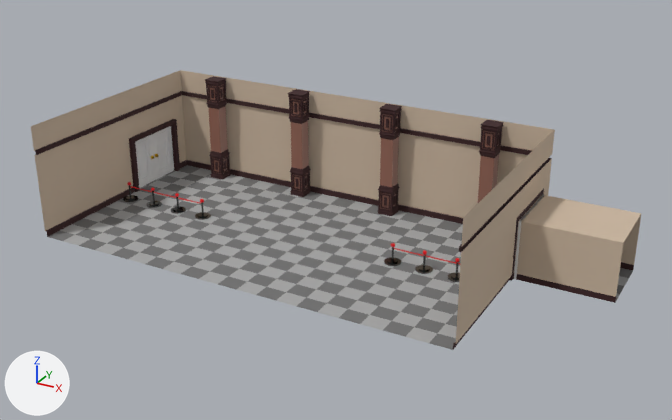
The FBX model Assets/Modelos/Museo/NUEVOYMEJORADOMAPADELMUSEO.fbx, before and after one commit.
Before and after are seen from a 50 mm lens placed at (38.2, -61.9, 34.5), pointed at (3.6, 1.0, 3.0). Arrows for +X, +Y and +Z are at lower left; the lights stay in place. The first picture is the older version. Where no turn or scale is listed for an object, it has been applied to the vertices.
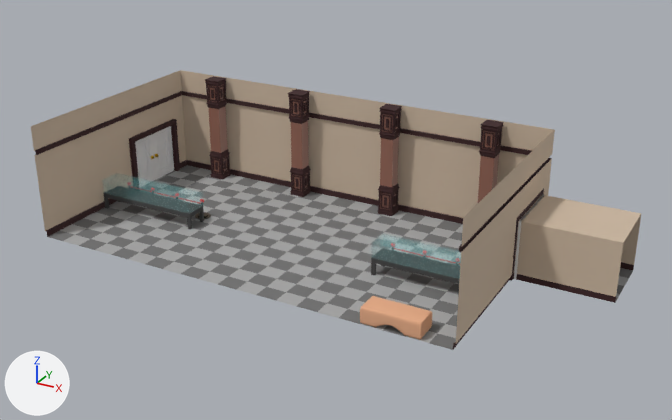
What differs and where, as boxes (x1, y1, x2, y2) in the pictures (672 x 420 px):
'Cube.010', added: after (371, 234, 461, 279)
'Cube.002', added: after (102, 173, 203, 214)
'Cube.011', added (beige): after (360, 296, 432, 339)
'Cube.001', added: after (104, 193, 204, 229)
'Cube.003', added: after (371, 258, 460, 284)

The change in detail:
Material 'Material.002' (mat_material_002) is new.
Its base color is (0.327, 0.973, 1.0) (cyan #9bfcff).
Its roughness is 0.0.
Its alpha is 0.1.
Material 'Material.001' (mat_material_001) is new.
Its base color is (0.0574, 0.0574, 0.0574) (dark grey #444444).
Its roughness is 1.0.
Material 'Material.003' (mat_material_003) is new.
Its base color is (0.8, 0.417, 0.244) (beige #e7ad87).
Its roughness is 1.0.
Mesh me_cube_002_1 is new.
It has 40 vertices, 33 faces and spans x -4.9..4.9, y -1.0..1.0, z -0.81..0.49.
It uses material mat_material_002 (cyan #9bfcff).
Mesh me_cube_003_1 is new.
It has 48 vertices, 46 faces and spans x -4.9..4.9, y -1.0..1.0, z -0.87..0.63.
It uses material mat_material_001 (dark grey #444444).
Mesh me_mesh is new.
It has 1378 vertices, 1376 faces and spans x -2.4..2.4, y -1.0..1.0, z -0.68..0.72.
It uses material mat_material_003 (beige #e7ad87).
Mesh me_cube_008_1 is new.
It has 44 vertices, 34 faces and spans x -4.9..4.9, y -1.0..1.0, z -0.81..0.49.
It uses material mat_material_002 (cyan #9bfcff).
Object 'Cube.002' (ob_cube_002) is new; it shows me_cube_002_1.
Its location is (-13.8, -1.78, 2.31).
Object 'Cube.003' (ob_cube_003) is new; it shows me_cube_003_1.
Its location is (13.78, -1.78, 0.87).
Object 'Cube.011' (ob_cube_011) is new; it shows me_mesh.
Its location is (14.0, -9.0, 0.7).
Object 'Cube.001' (ob_cube_001) is new; it shows a copy of me_cube_003_1.
Its location is (-13.8, -1.78, 0.87).
Object 'Cube.010' (ob_cube_010) is new; it shows me_cube_008_1.
Its location is (13.78, -1.78, 2.31).
